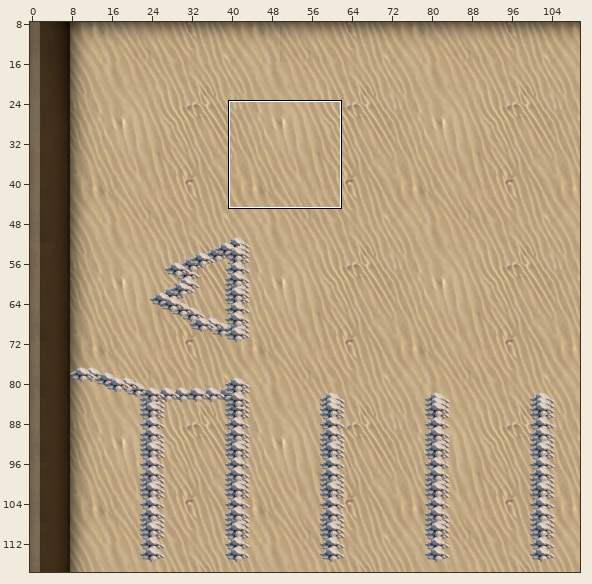
A Tiled map (JSON) gets an edit: public/tiled/rooms/room-2.json. The first picture is a wide view before the edit; the outline marks the close-up.
Close-up. The starting point:
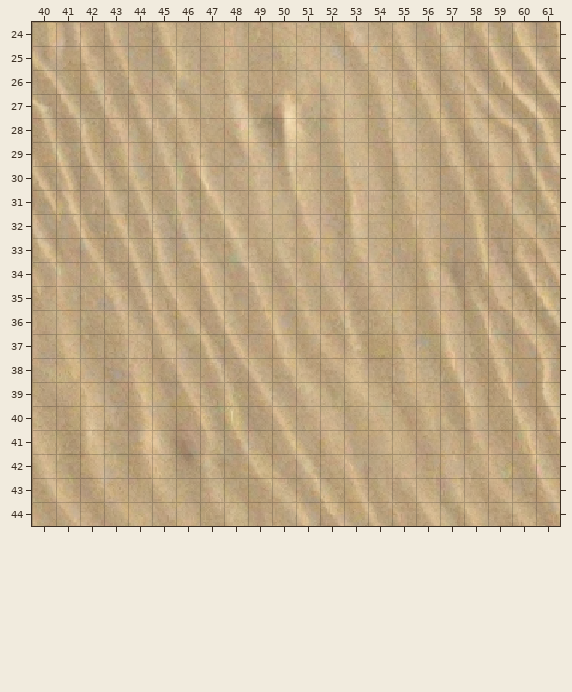
Cells are 16x16 px. Shown: x 40..61, y 24..44. The commit also changed other parts of the map, which this record leaves out.
The same view after the edit:
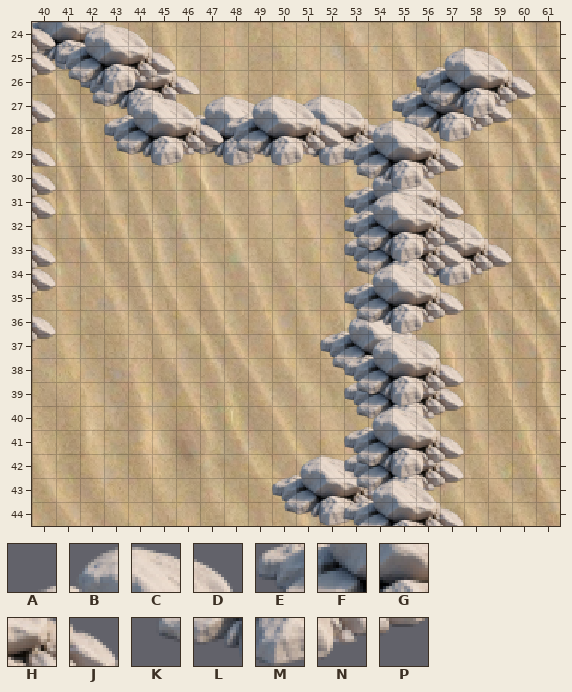
Key: from "obsticles": A 235, B 236, C 237, D 238, E 273, F 274, G 275, H 276, J 277, K 311, L 312, M 313, N 314, P 315.
_ is an empty cell, . an unchanged one.
Change:
--- layer "obsticles-background"
@@ x 40..43 @@
-24 ____
-25 __..
+24 FGHJ
+25 LM..
@@ x 55..59 @@
-32 .___.
-33 .____
-34 _____
+32 .BCD.
+33 .FGHJ
+34 KLMNP
@@ x 52..57 @@
-36 ____..
-37 _____.
-38 __.._.
-39 ._____
-40 ._____
+36 ABCD..
+37 EFGHJ.
+38 KL..P.
+39 .EFGHJ
+40 .KLMNP
@@ x 50..54 @@
-42 ____.
-43 _____
-44 ____.
+42 ABCD.
+43 EFGHJ
+44 KLMN.
--- layer "obsticles-midground"
@@ x 40..59 @@
-25 _...__..............
-26 _._____........__...
-27 ..____________._____
-28 ......___.._________
-29 _.....________......
-30 .............____...
-31 _............_____..
-32 _............_..__..
-33 ............._____..
-34 _............_____..
-35 _...................
+25 J...CD..............
+26 P.EFGHJ........AB...
+27 ..KLMNABCDABCD.EFGHJ
+28 ......EFG..FGHJKLMNP
+29 J.....KLMNKLMN......
+30 .............ABCD...
+31 J............EFGHJ..
+32 P............K..NP..
+33 .............EFGHJ..
+34 J............KLMNP..
+35 P...................
@@ x 53..57 @@
-41 _.._.
-42 _____
-43 _____
+41 A..D.
+42 EFGHJ
+43 KLMNP
--- layer "obsticles-foreground"
@@ x 40..60 @@
-24 _____................
-25 ______..........____.
-26 ._____.........._____
-27 _..____.____...._____
-28 _..______________....
-29 ..._______________...
-30 _............_____...
-31 _............____....
-32 ............._____...
-33 _............_____...
-34 _............____....
-35 ............._____...
-36 _............_____...
-37 _............____....
-38 ............._____...
-39 ............._____...
-40 .............____....
-41 ............._____...
-42 ............._____...
-43 .............____....
-44 ............._____...
+24 JABCD................
+25 PEFGHJ..........ABCD.
+26 .KLMNP..........EFGHJ
+27 J..ABCD.ABCD....KLMNP
+28 P..EFGHJEFGHJABCD....
+29 ...KLMNPKLMNPEFGHJ...
+30 J............KLMNP...
+31 P............ABCD....
+32 .............EFGHJ...
+33 J............KLMNP...
+34 P............ABCD....
+35 .............EFGHJ...
+36 J............KLMNP...
+37 P............ABCD....
+38 .............EFGHJ...
+39 .............KLMNP...
+40 .............ABCD....
+41 .............EFGHJ...
+42 .............KLMNP...
+43 .............ABCD....
+44 .............EFGHJ...
